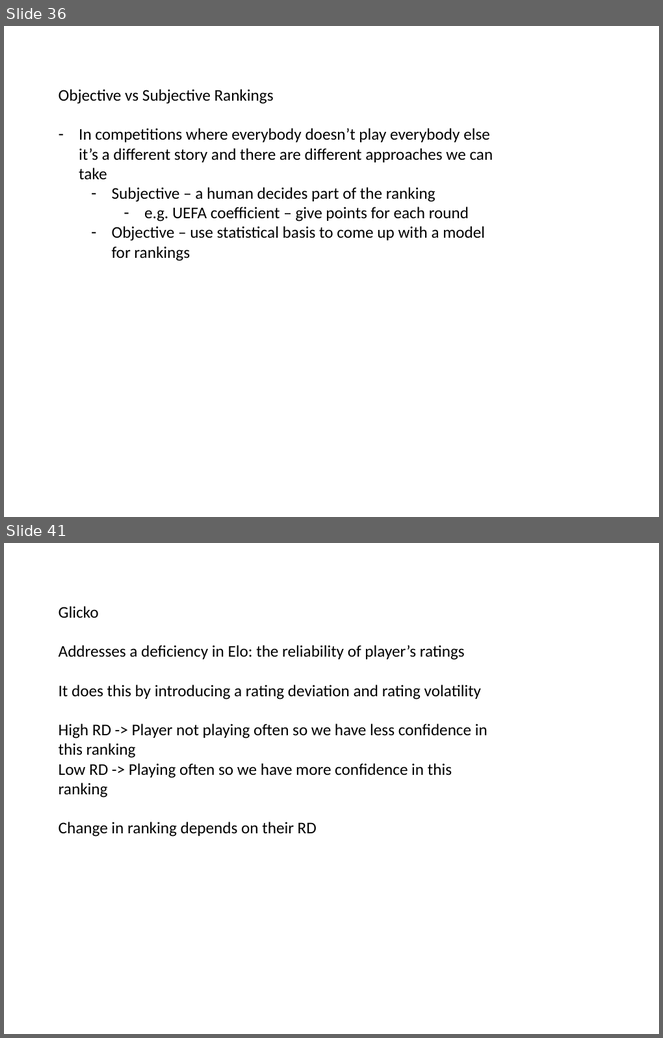
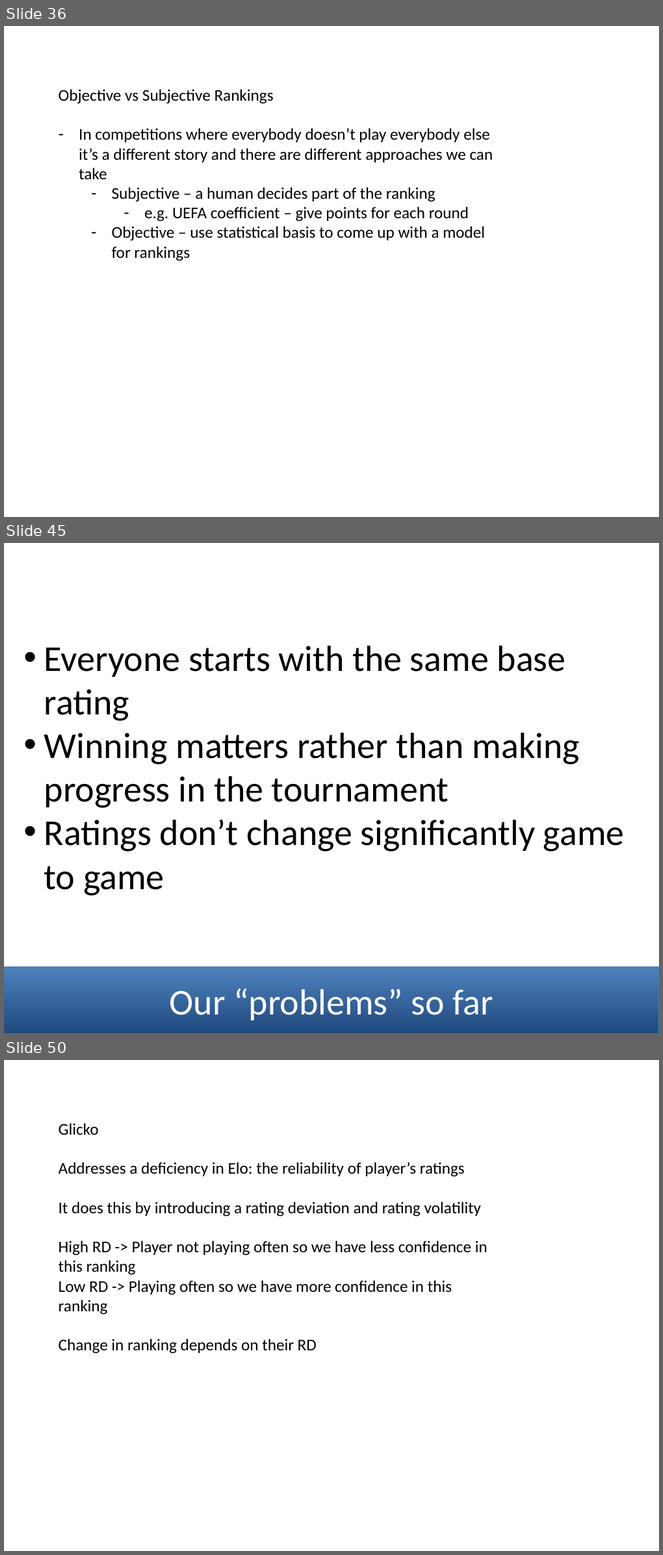
Before and after one commit to mneedham/ranking-algorithms, a slide deck: data-science-london.pptx. Shown one above the other, each under a label of ours: slides 36 and 41 before the commit, slides 36, 45 and 50 after it; the slides between them are not shown. The pictures are 663x1038 and 663x1555 pixels, drawn with LibreOffice and Linux fonts; fonts in the diff are those of the drawing. Boxes give left, top, right and bottom in pixels: in the first picture for what was removed or moved away, otherwise in the second. Text is boxed around its words. In the diff, an @@ line names an element or a change of style, - is before the commit and + after.

```diff
--- a/data-science-london.pptx
+++ b/data-science-london.pptx
@@ slide 45 added at box(4, 543, 659, 1034), background #FFFFFF @@
@@ text added at box(44, 646, 625, 896), 40 pt, text #000000 @@
+• Everyone starts with the same base rating
+• Winning matters rather than making progress in the tournament
+• Ratings don’t change significantly game to game
@@ rectangle added at box(4, 967, 659, 1034), fill gradient #1F497D to #4F81BD, outline #4B7EBC 0.75 pt, 40 pt, text #FFFFFF @@
+Our “problems” so far
@@ what was slide 41 is now slide 50 @@
```
Also in this commit, not shown: 2 slides changed, 12 other slides added, 3 slides removed, 4 other files.
